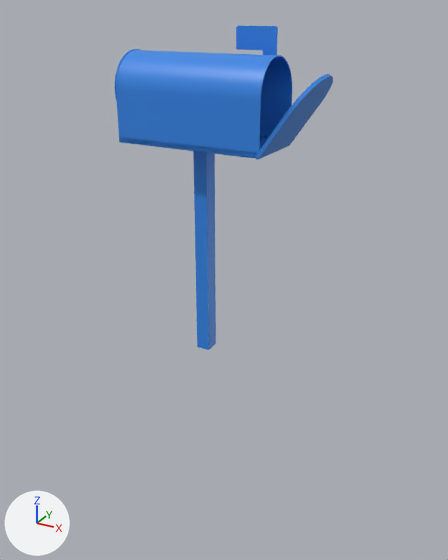
The OBJ model model/project_models/mailbox.obj, before and after one commit.
Rendered twice from a camera (50 mm lens) standing at (1.4, -1.77, 1.25) and looking at (0.32, 0.18, 0.27). Every picture has the same lights, and +X, +Y and +Z are marked at lower left. Where no turn or scale is listed for an object, it has been applied to the vertices. Vertices at the same position are counted once.

Names of what the first picture shows: 'Mailbox'.
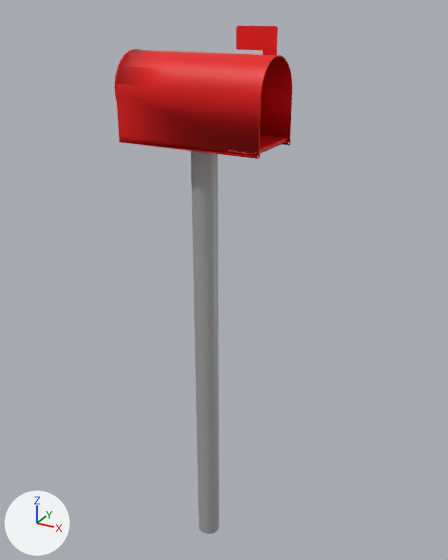
The newer file is also rescaled (x1.976), turned or shifted as a whole; pictures and numbers use the older file's frame.

Pixel boxes [x1, y1, x2, y2] of what changed, in the pictures (448 x 560 px):
'Mailbox', recoloured, reshaped (blue to red, 19% narrower, 57% taller): before [115, 26, 333, 350]; after [115, 26, 292, 534]
part 1 of me_mailbox, rebuilt (21% wider, 92% taller): before [193, 151, 216, 350]; after [191, 151, 219, 534]
part 2 of me_mailbox, cut back: before [255, 74, 333, 160]; after [116, 98, 288, 158]

What the commit changed:
Material 'Material.001' (mat_material_001) changes colour from blue #3387e7 to red #e70000; in linear values from (0.0333, 0.242, 0.8) to (0.8, 0.0, 0.0).
Material 'Material.002' (mat_material_002) is new.
Its base color is (0.429, 0.429, 0.429) (grey #afafaf).
Its metallic is 0.26.
Its roughness is 0.526.
me_mailbox is used by ob_mailbox; location (0.0, 0.0, 0.0).
me_mailbox had 2900 vertices, 5964 faces and spanned x -0.003..0.723, y -0.003..0.254, z 0.0..1.195.
me_mailbox now has 2732 vertices, 5622 faces and spans x -0.003..0.552, y -0.003..0.254, z -0.966..1.195.
me_mailbox part 1: the loose piece of 8 vertices spanning x 0.25..0.303, y 0.094..0.151, z 0.0..0.834 is rebuilt with 76 vertices and now spans x 0.229..0.323, y 0.077..0.171, z -0.966..0.834.
me_mailbox part 2: 188 vertices moved within x 0.0..0.548, y -0.002..0.254, z 0.816..0.999; 280 vertices removed from x 0.543..0.723, y -0.003..0.251, z 0.81..1.066; 44 vertices added at x 0.54, y -0.003..0.251, z 0.815..0.821.
me_mailbox now uses material mat_material_002 (grey #afafaf).
